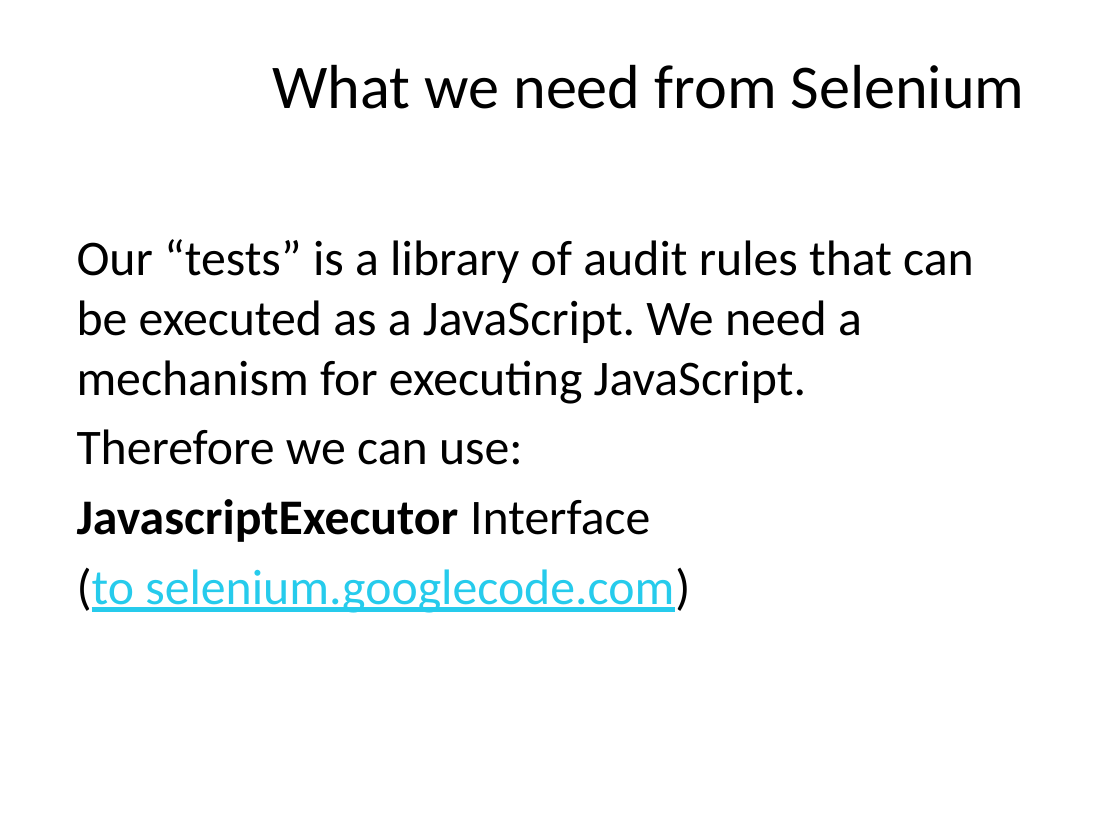
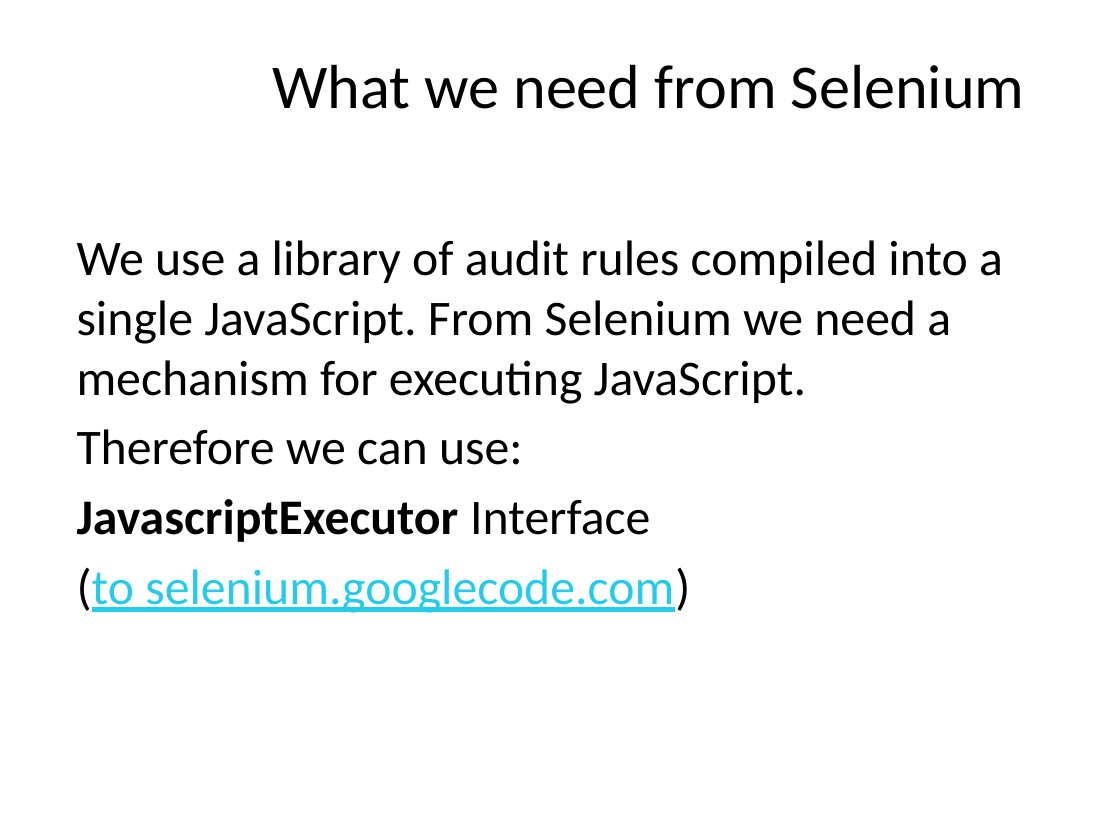
Before and after one commit to kristapsmelderis/tapost-2015-accessibility, a slide deck: slide 9 of tapost-2015-accessibility.pptx. Drawn at 1120x840 pixels with LibreOffice and Linux fonts; fonts in the diff are those of the drawing; background and template pictures are left out. Boxes give left, top, right and bottom in pixels: in the first picture for what was removed or moved away, otherwise in the second. Text is boxed around its words. In the diff, an @@ line names an element or a change of style, - is before the commit and + after.

```diff
--- a/tapost-2015-accessibility.pptx
+++ b/tapost-2015-accessibility.pptx
@@ text at (77, 240, 1003, 404): text changed @@
-Our “tests” is a library of audit rules that can be executed as a JavaScript. We need a mechanism for executing JavaScript.
+We use a library of audit rules compiled into a single JavaScript. From Selenium we need a mechanism for executing JavaScript.
```
Also in this commit, not shown: 7 other slides changed, 7 slides added, 11 other files.
